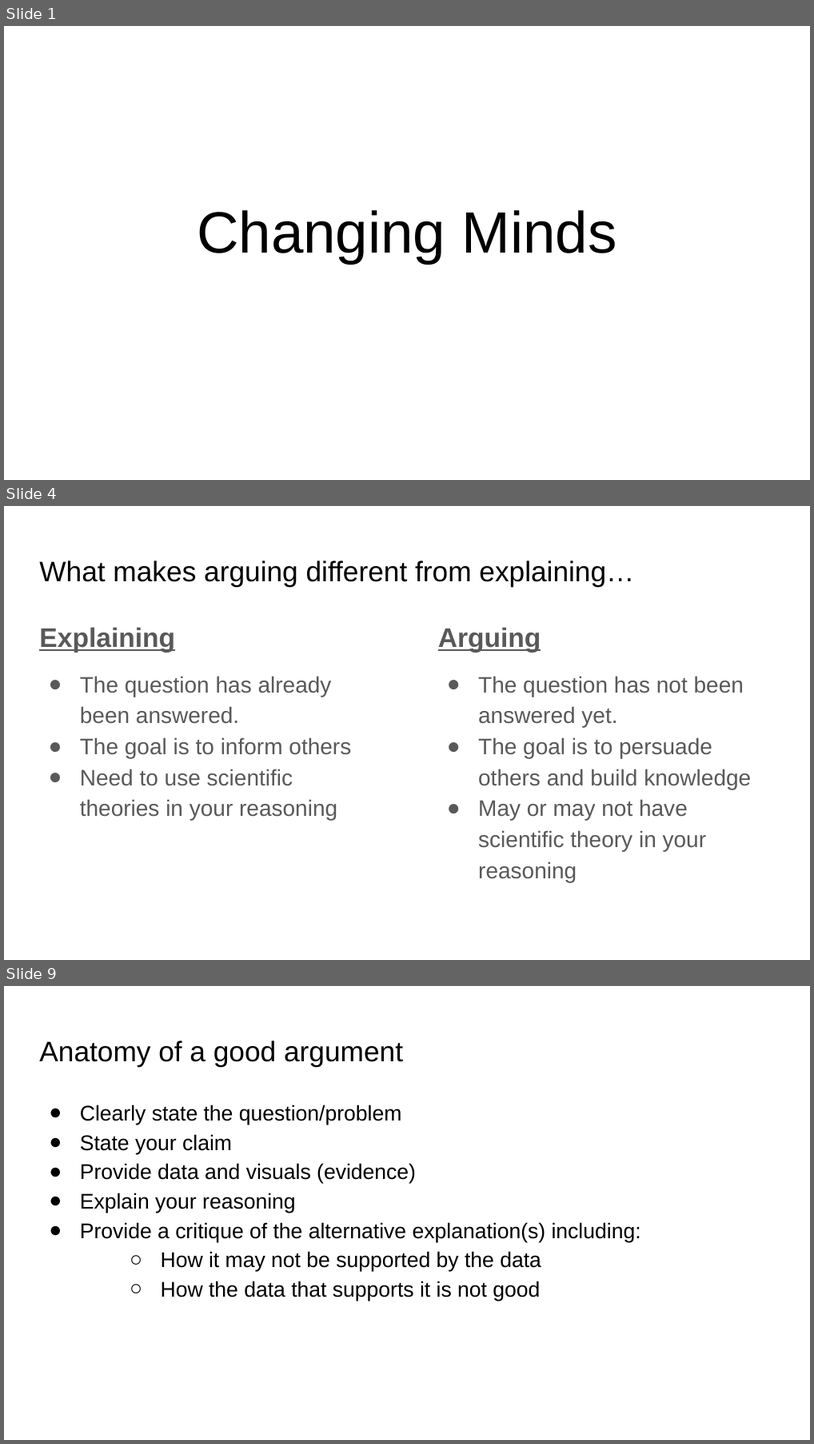
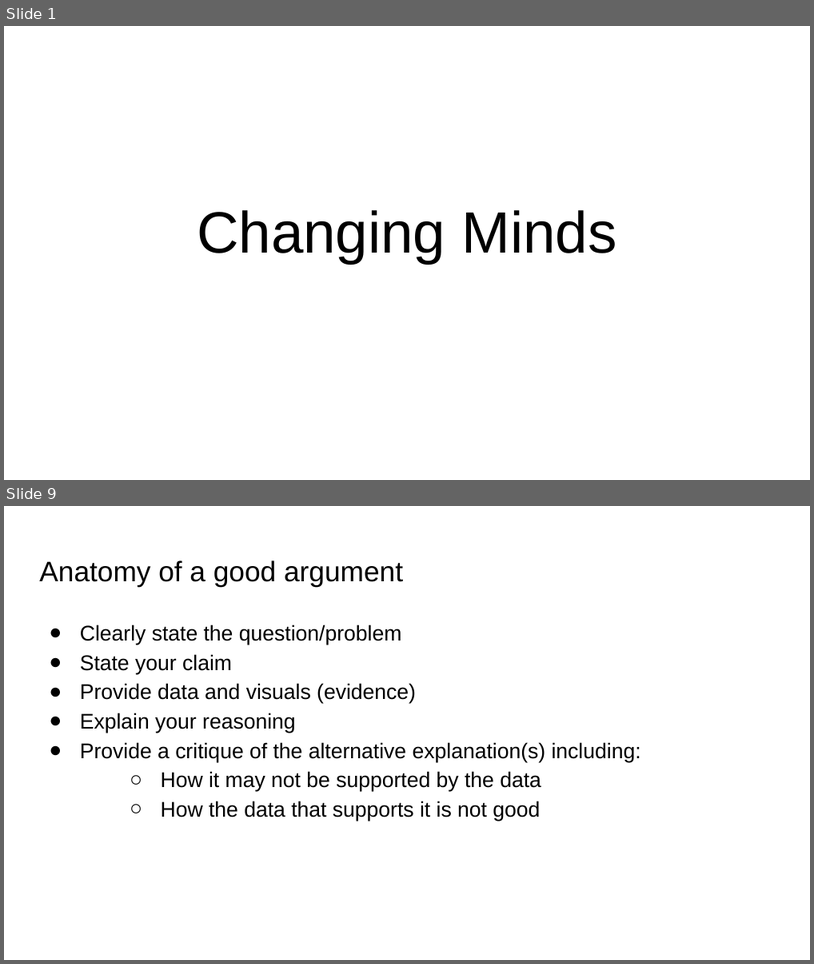
Before and after one commit to uchicago-dsi/data4all, a slide deck: Case 1 - Cholera/Lesson 8/Slides/Lesson_8_Lecture-2.pptx. Shown one above the other, each under a label of ours: slides 1, 4 and 9 before the commit, slides 1 and 9 after it; the slides between them are not shown. The pictures are 814x1444 and 814x964 pixels, drawn with LibreOffice and Linux fonts; fonts in the diff are those of the drawing. Boxes give left, top, right and bottom in pixels: in the first picture for what was removed or moved away, otherwise in the second. Text is boxed around its words. In the diff, an @@ line names an element or a change of style, - is before the commit and + after.

```diff
--- a/Case 1 - Cholera/Lesson 8/Slides/Lesson_8_Lecture-2.pptx
+++ b/Case 1 - Cholera/Lesson 8/Slides/Lesson_8_Lecture-2.pptx
@@ slide 4 removed at bbox=[4, 506, 810, 960], background #FFFFFF @@
@@ title removed at bbox=[39, 560, 634, 586] @@
-What makes arguing different from explaining…
@@ text removed at bbox=[39, 627, 351, 820] @@
-Explaining
-● The question has already been answered.
-● The goal is to inform others
-● Need to use scientific theories in your reasoning
@@ text removed at bbox=[438, 627, 751, 882] @@
-Arguing
-● The question has not been answered yet.
-● The goal is to persuade others and build knowledge
-● May or may not have scientific theory in your reasoning
```
Also in this commit, not shown: 6 slides changed, 2 slides added, 1 other slide removed, 1 other file.
